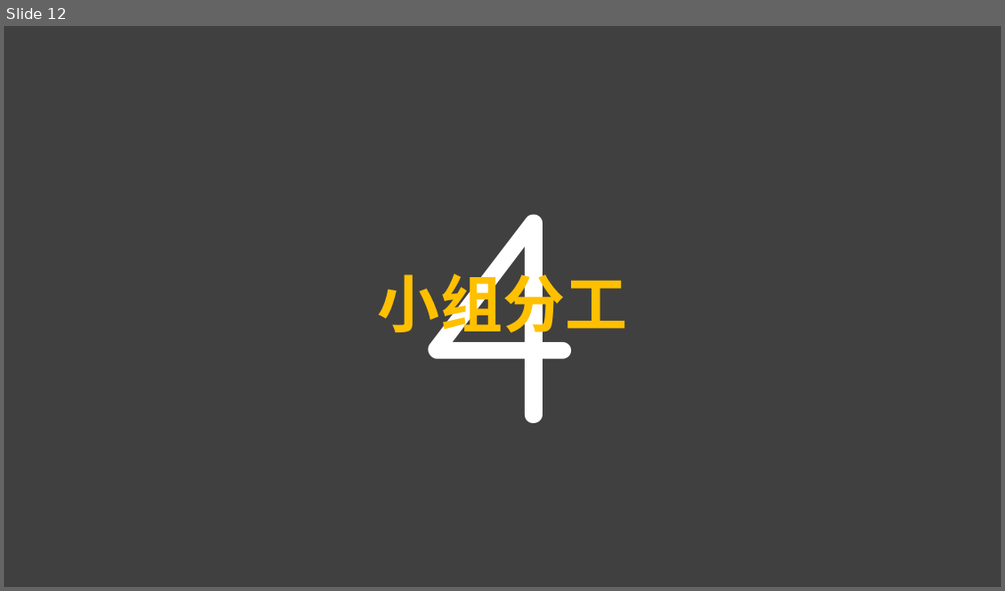
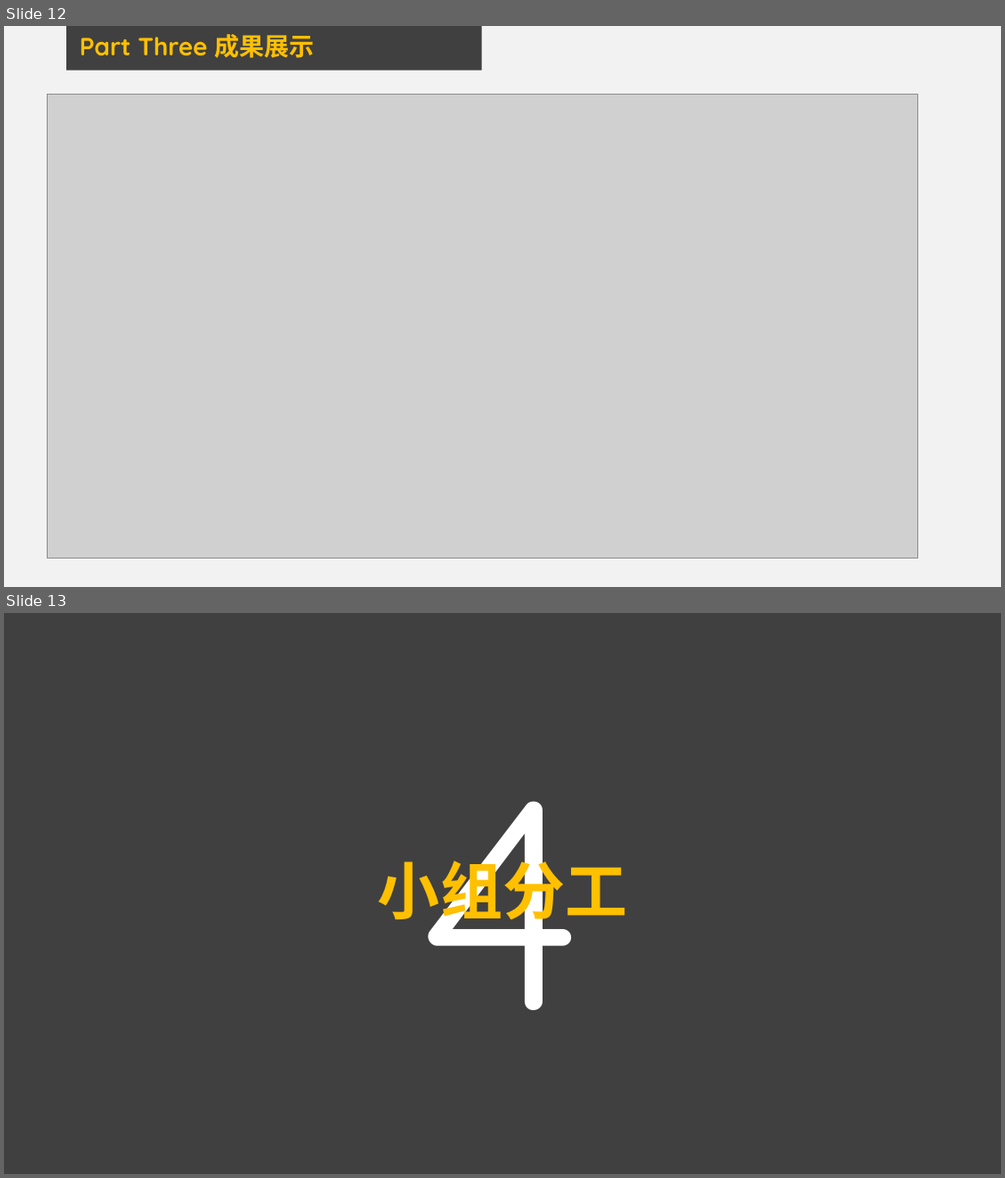
Before and after one commit to liziwl/IM-over-Email, a slide deck: Final presentation.pptx. Shown one above the other, each under a label of ours: slide 12 before the commit, slides 12 and 13 after it. The pictures are 1005x591 and 1005x1178 pixels, drawn with LibreOffice and Linux fonts; fonts in the diff are those of the drawing; grey boxes stand for pictures; background and template pictures are left out. Boxes give left, top, right and bottom in pixels: in the first picture for what was removed or moved away, otherwise in the second. Text is boxed around its words. In the diff, an @@ line names an element or a change of style, - is before the commit and + after.

Commit message:
Modify PPT

```diff
--- a/Final presentation.pptx
+++ b/Final presentation.pptx
@@ slide 12 added at (x1=4, y1=26, x2=1001, y2=587), background #F2F2F2 @@
@@ rectangle added at (x1=66, y1=26, x2=482, y2=70), fill #404040 @@
@@ text added at (x1=80, y1=34, x2=314, y2=58), 24 pt, text #FFC000, bold @@
+Part Three 成果展示
@@ picture added at (x1=47, y1=94, x2=918, y2=558) @@
@@ what was slide 12 is now slide 13 @@
```
